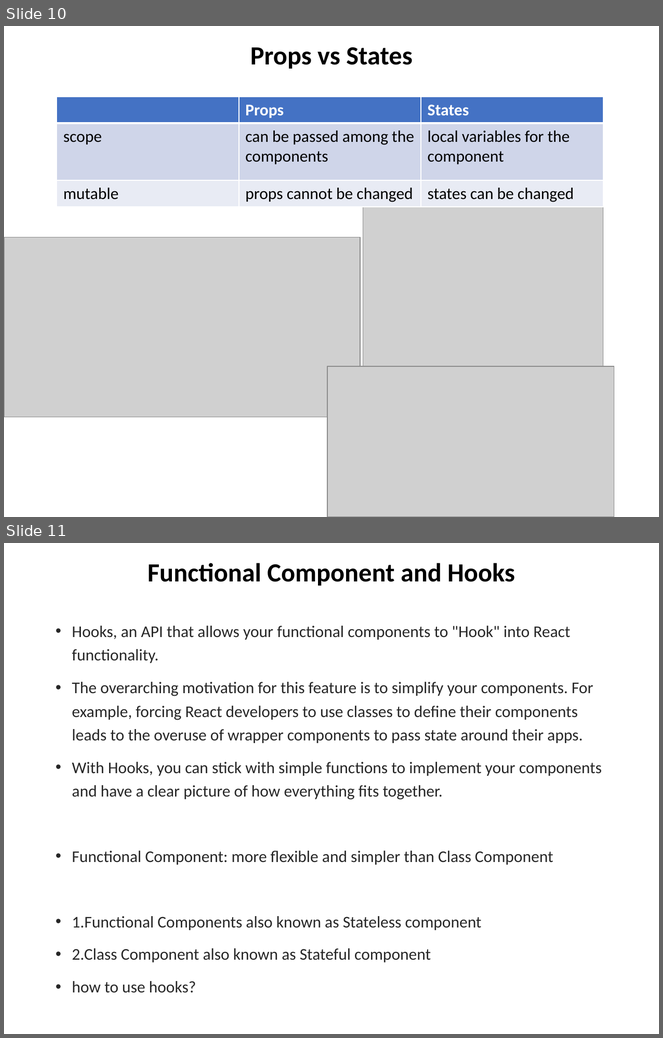
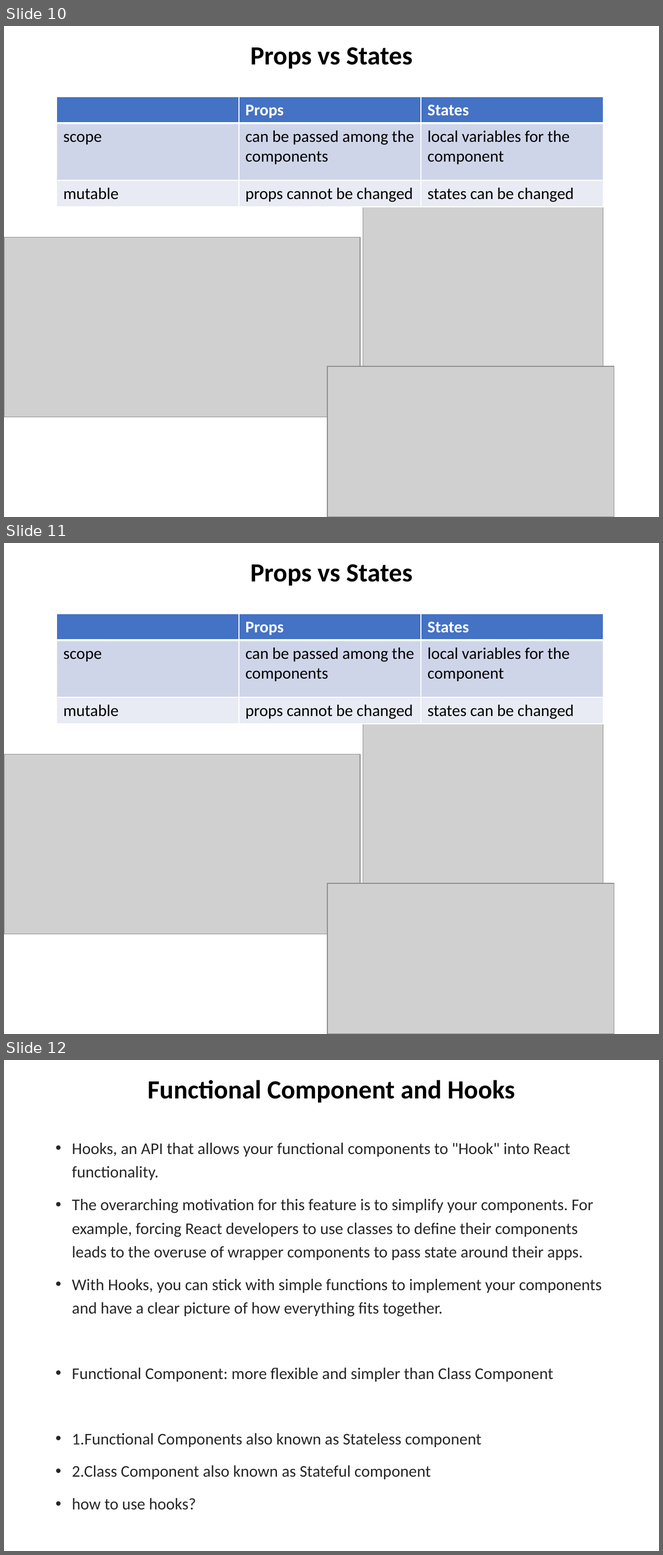
Before and after one commit to chuacw/SGUS-Slides, a slide deck: BCI - Batch2 - Day9 - Reactjs 1 Intro.pptx. Shown one above the other, each under a label of ours: slides 10 and 11 before the commit, slides 10, 11 and 12 after it. The pictures are 663x1038 and 663x1555 pixels, drawn with LibreOffice and Linux fonts; fonts in the diff are those of the drawing; grey boxes stand for pictures. Boxes give left, top, right and bottom in pixels: in the first picture for what was removed or moved away, otherwise in the second. Text is boxed around its words. In the diff, an @@ line names an element or a change of style, - is before the commit and + after.

```diff
--- a/BCI - Batch2 - Day9 - Reactjs 1 Intro.pptx
+++ b/BCI - Batch2 - Day9 - Reactjs 1 Intro.pptx
@@ slide 11 added at (4, 543, 659, 1034), background #FFFFFF @@
@@ title added at (250, 564, 413, 586), 28.8 pt, text #000000, bold @@
+Props vs States
@@ table added at (57, 614, 604, 749), 3 rows, 3 columns @@
+ | Props | States
+scope | can be passed among the components | local variables for the component
+mutable | props cannot be changed | states can be changed
@@ picture added at (363, 723, 604, 913) @@
@@ picture added at (4, 754, 360, 934) @@
@@ picture added at (327, 884, 614, 1034) @@
@@ what was slide 11 is now slide 12 @@
```
Also in this commit, not shown: 1 other file.
